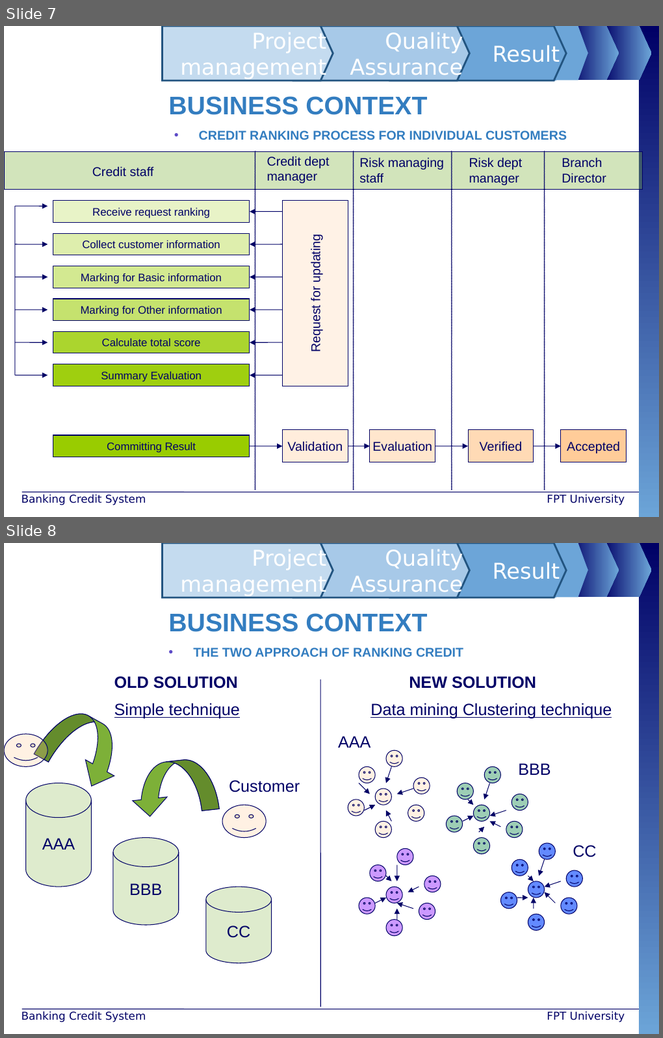
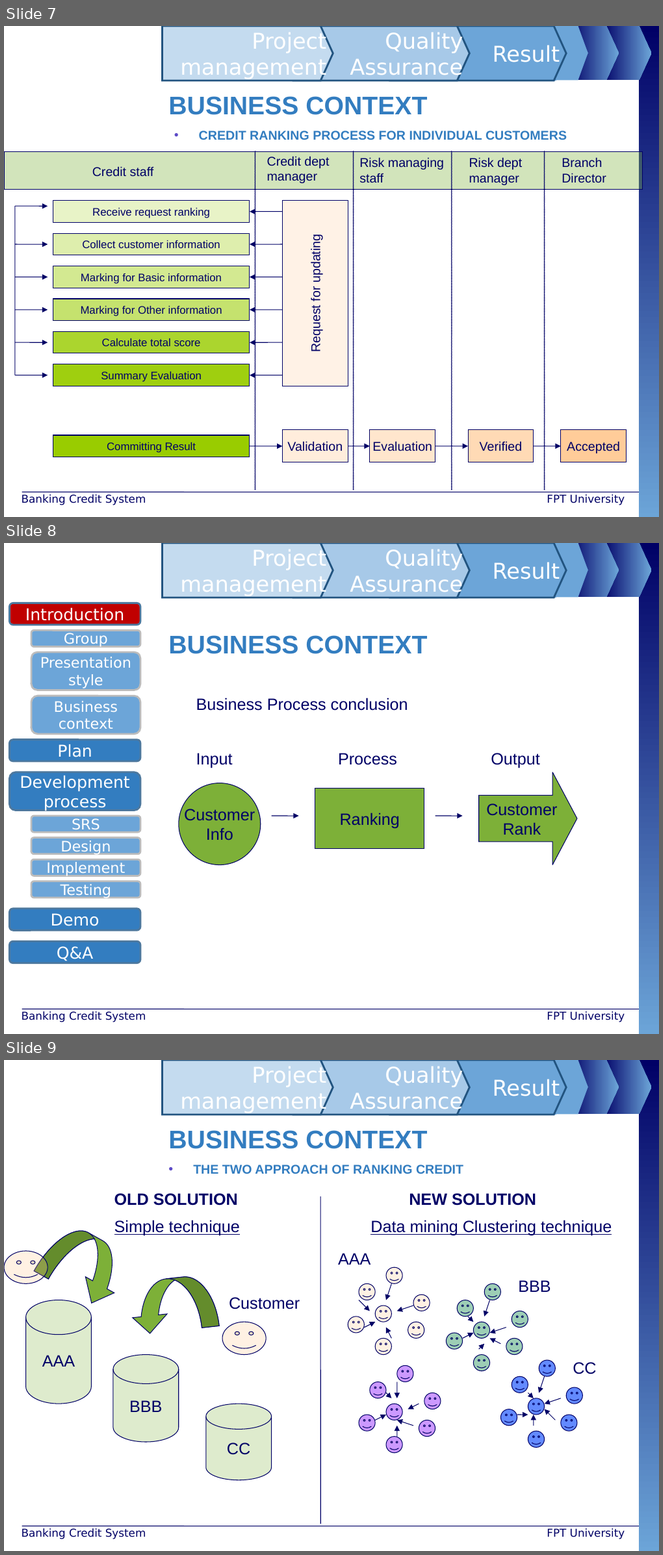
Before and after one commit to maily89/fbdm, a slide deck: Deliverables/LongNT.ppt. Shown one above the other, each under a label of ours: slides 7 and 8 before the commit, slides 7, 8 and 9 after it. The pictures are 663x1038 and 663x1555 pixels, drawn with LibreOffice and Linux fonts; fonts in the diff are those of the drawing; background and template pictures are left out. Boxes give left, top, right and bottom in pixels: in the first picture for what was removed or moved away, otherwise in the second. Text is boxed around its words. In the diff, an @@ line names an element or a change of style, - is before the commit and + after.

```diff
--- a/Deliverables/LongNT.ppt
+++ b/Deliverables/LongNT.ppt
@@ slide 8 added at <box>4,543,659,1034</box>, background #FFFFFF; not listed: 10 template elements that a slide beside it also shows @@
@@ freeform shape added at <box>163,543,334,598</box>, fill #C4DBEF, outline #225480 2.01 pt, 24 pt, text #FFFFFF @@
+Project management
@@ freeform shape added at <box>293,543,469,598</box>, fill #A7C9E8, outline #225480 2.01 pt, 24 pt, text #FFFFFF @@
+Quality Assurance
@@ freeform shape added at <box>390,543,566,598</box>, fill #6CA5D8, outline #225480 2.01 pt, 24 pt, text #FFFFFF @@
+Result
@@ text added at <box>168,635,427,654</box>, 28 pt, text #337DC0, bold @@
+BUSINESS CONTEXT
@@ text added at <box>196,698,408,711</box>, 18 pt, text #000066 @@
+Business Process conclusion
@@ group added at <box>9,603,141,963</box>: 12 rounded rectangles @@
+Introduction
+Development process
+Demo
+Q&A
+SRS
+Design
+Testing
+Group
+Presentation style
+Business context
+Implement
+Plan
@@ text added at <box>196,753,233,768</box>, 18 pt, text #000066 @@
+Input
@@ text added at <box>338,753,397,765</box>, 18 pt, text #000066 @@
+Process
@@ text added at <box>491,753,540,768</box>, 18 pt, text #000066 @@
+Output
@@ right arrow added at <box>479,772,577,865</box>, fill #7DB038, outline #000066 0.74 pt, 18 pt, text #000066 @@
+Customer
+Rank
@@ ellipse added at <box>179,783,261,865</box>, fill #7DB038, outline #000066 0.74 pt, 18 pt, text #000066 @@
+Customer
+Info
@@ rectangle added at <box>315,789,425,849</box>, fill #7DB038, outline #000066 0.74 pt, 18 pt, text #000066 @@
+Ranking
@@ arrow added from (271, 816) to (299, 816), #000066 0.74 pt @@
@@ arrow added from (435, 816) to (463, 816), #000066 0.74 pt @@
@@ text added at <box>22,1012,146,1023</box>, 12 pt, text #000066 @@
+Banking Credit System
@@ text added at <box>547,1012,625,1023</box>, 12 pt, text #000066 @@
+FPT University
@@ what was slide 8 is now slide 9 @@
```
Also in this commit, not shown: 1 slide changed.
